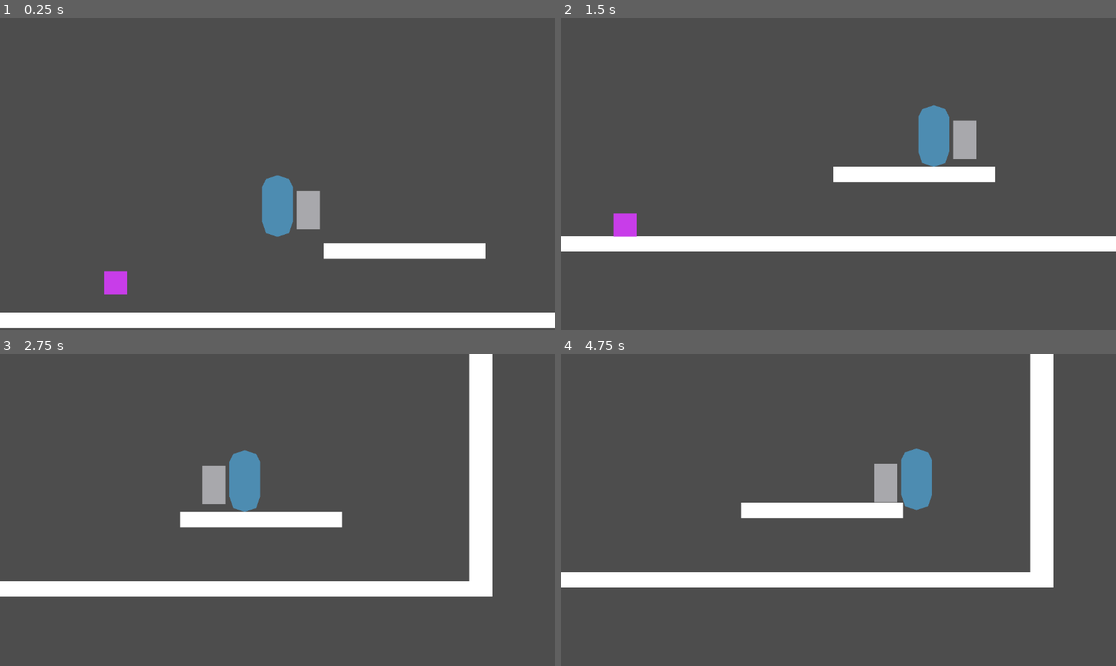
Above: before the commit, frames 1-4 (two rows, left to right).
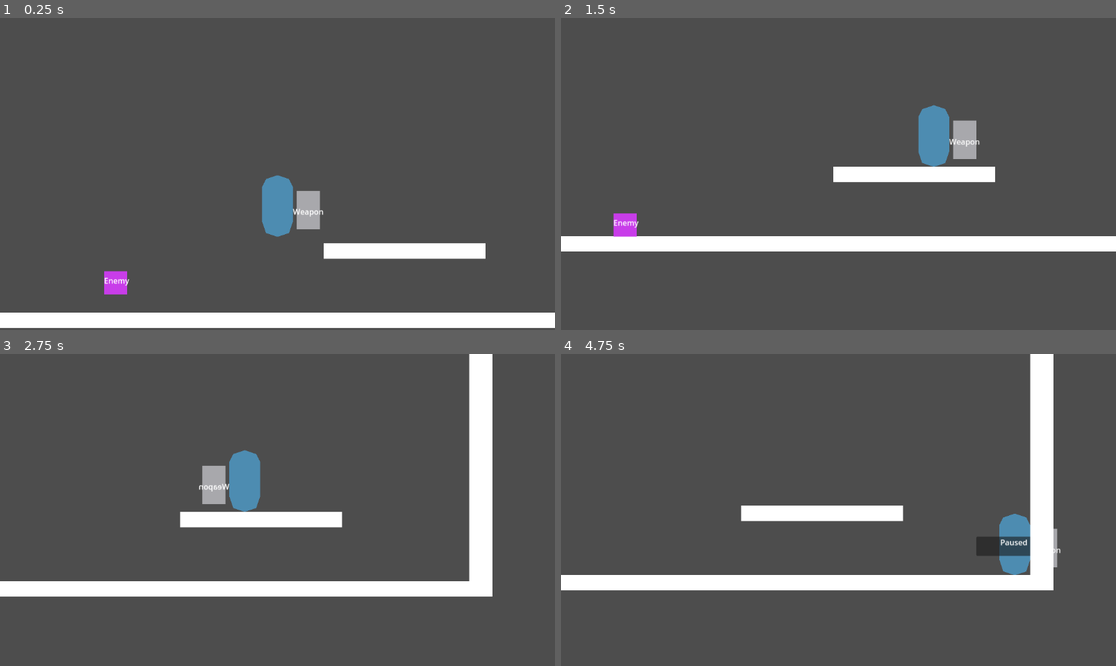
Above: after the commit, the same moments.

Repository: hhhhhhhh1233/DoctorGame
Game: Godot game, scene res://TestWorld.tscn
The game is run twice, just before and just after one commit, with the same random seed, the same clock (stepped at 60 frames per second) and the same inputs. The engine's default icon, where the game draws it, is replaced by a stand-in: a white triangle on a blue panel in a dark square.
Inputs (mouse positions are in pixels of both pictures, inside the frame that each line leads up to):
- Up to frame 1 (0.25 s): no input
- Up to frame 2 (1.5 s): move the mouse to (960, 158) at 0.52 s; hold D (Right) from 0.53 s (still down); click (960, 158) at 0.6 s; tap Space (Jump) at 0.77 s; move the mouse to (727, 189) at 1.27 s; click (727, 189) at 1.35 s
- Up to frame 3 (2.75 s): tap Space (Jump) at 1.52 s; move the mouse to (333, 441) at 2.02 s; release D (Right) at 2.03 s; hold A (Left) from 2.03 s (still down); click (333, 441) at 2.1 s
- Up to frame 4 (4.75 s): move the mouse to (810, 572) at 2.77 s; release A (Left) at 2.78 s; hold D (Right) 2.78-4.28 s; click (810, 572) at 2.85 s; tap Space (Jump) at 3.02, 3.77, 4.52 s; move the mouse to (1005, 556) at 3.52 s; click (1005, 556) at 3.6 s; tap Escape (Pause, bound only after the commit) at 4.15 s; move the mouse to (672, 463) at 4.27 s; hold A (Left) from 4.28 s (still down); click (672, 463) at 4.35 s

The runs differ from the first frame. In frame 1, 0.1% of the frame differs, in the area x 18-59%, y 61-86%; in frame 2, 0.1%; in frame 3, less than 0.1%; in frame 4, 5.0%, in the area x 0-90%, y 30-76%.

Commit message:
Added text and added pause function

Diff:
--- /dev/null
+++ b/PauseManager.gd
@@ -0,0 +1,11 @@
+extends Node
+
+
+
+func _process(_delta):
+	if Input.is_action_just_pressed("Pause"):
+		get_tree().paused = !get_tree().paused
+		if get_tree().paused:
+			$"../Player/Camera/Panel".show()
+		else:
+			$"../Player/Camera/Panel".hide()
--- a/TestWorld.tscn
+++ b/TestWorld.tscn
@@ -1,6 +1,7 @@
-[gd_scene load_steps=4 format=3 uid="uid://cnu4lhhsju634"]
+[gd_scene load_steps=5 format=3 uid="uid://cnu4lhhsju634"]
 
 [ext_resource type="PackedScene" uid="uid://car1tw3uv2pid" path="res://player.tscn" id="1_yy8mo"]
+[ext_resource type="Script" path="res://PauseManager.gd" id="3_3vvnl"]
 [ext_resource type="PackedScene" uid="uid://du3pc0xn31qhu" path="res://enemy.tscn" id="3_4sh1d"]
 
 [sub_resource type="RectangleShape2D" id="RectangleShape2D_wbcps"]
@@ -20,6 +21,18 @@
 drag_vertical_enabled = true
 drag_top_margin = 0.7
 editor_draw_drag_margin = true
+
+[node name="Panel" type="Panel" parent="Player/Camera"]
+visible = false
+offset_left = -80.0
+offset_top = -16.0
+offset_right = 80.0
+offset_bottom = 24.0
+
+[node name="RichTextLabel" type="RichTextLabel" parent="Player/Camera/Panel"]
+offset_right = 160.0
+offset_bottom = 40.0
+text = "            Paused"
 
 [node name="Ground" type="StaticBody2D" parent="."]
 position = Vector2(568, 552)
@@ -77,3 +90,7 @@
 
 [node name="Enemy" parent="." instance=ExtResource("3_4sh1d")]
 position = Vector2(240, 416)
+
+[node name="PauseManager" type="Node" parent="."]
+process_mode = 3
+script = ExtResource("3_3vvnl")
--- a/enemy.tscn
+++ b/enemy.tscn
@@ -34,4 +34,11 @@
 color = Color(0.788235, 0.239216, 0.917647, 1)
 polygon = PackedVector2Array(24, -24, 24, 24, -24, 24, -24, -24)
 
+[node name="RichTextLabel" type="RichTextLabel" parent="."]
+offset_left = -24.0
+offset_top = -16.0
+offset_right = 40.0
+offset_bottom = 40.0
+text = "Enemy"
+
 [connection signal="body_entered" from="Hurtbox" to="." method="_on_hurtbox_body_entered"]
--- a/player.tscn
+++ b/player.tscn
@@ -29,7 +29,6 @@
 position = Vector2(64, 8)
 collision_layer = 8
 collision_mask = 16
-metadata/_edit_group_ = true
 
 [node name="CollisionShape2D" type="CollisionShape2D" parent="HurtboxContainer/Area2D"]
 shape = SubResource("RectangleShape2D_renh4")
@@ -37,3 +36,9 @@
 [node name="Polygon2D" type="Polygon2D" parent="HurtboxContainer/Area2D"]
 color = Color(0.658824, 0.658824, 0.67451, 1)
 polygon = PackedVector2Array(24, -40, 24, 40, -24, 40, -24, -40)
+
+[node name="RichTextLabel" type="RichTextLabel" parent="HurtboxContainer"]
+offset_left = 32.0
+offset_right = 96.0
+offset_bottom = 24.0
+text = "Weapon"
--- a/project.godot
+++ b/project.godot
@@ -43,6 +43,12 @@
 , Object(InputEventMouseButton,"resource_local_to_scene":false,"resource_name":"","device":-1,"window_id":0,"alt_presse …(232 unchanged characters)…
 ]
 }
+Pause={
+"deadzone": 0.5,
+"events": [Object(InputEventJoypadButton,"resource_local_to_scene":false,"resource_name":"","device":-1,"button_index":6,"pressure":0.0,"pressed":true,"script":null)
+, Object(InputEventKey,"resource_local_to_scene":false,"resource_name":"","device":-1,"window_id":0,"alt_pressed":false,"shift_pressed":false,"ctrl_pressed":false,"meta_pressed":false,"pressed":false,"keycode":0,"physical_keycode":4194305,"key_label":0,"unicode":0,"echo":false,"script":null)
+]
+}
 
 [layer_names]
 
